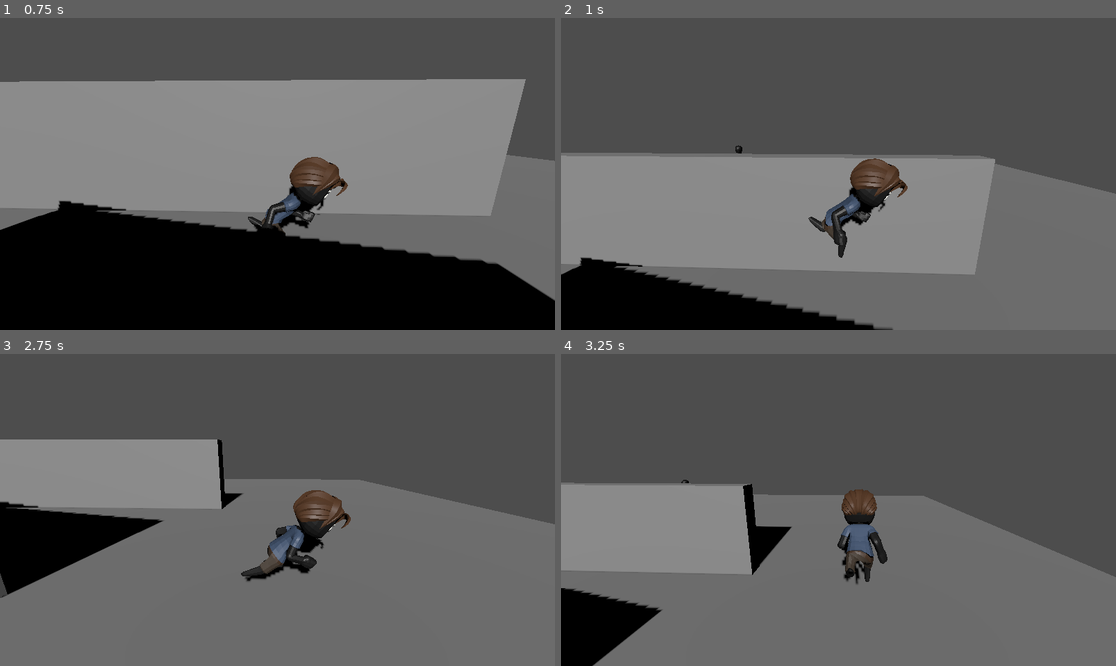
Above: before the commit, frames 1-4 (two rows, left to right).
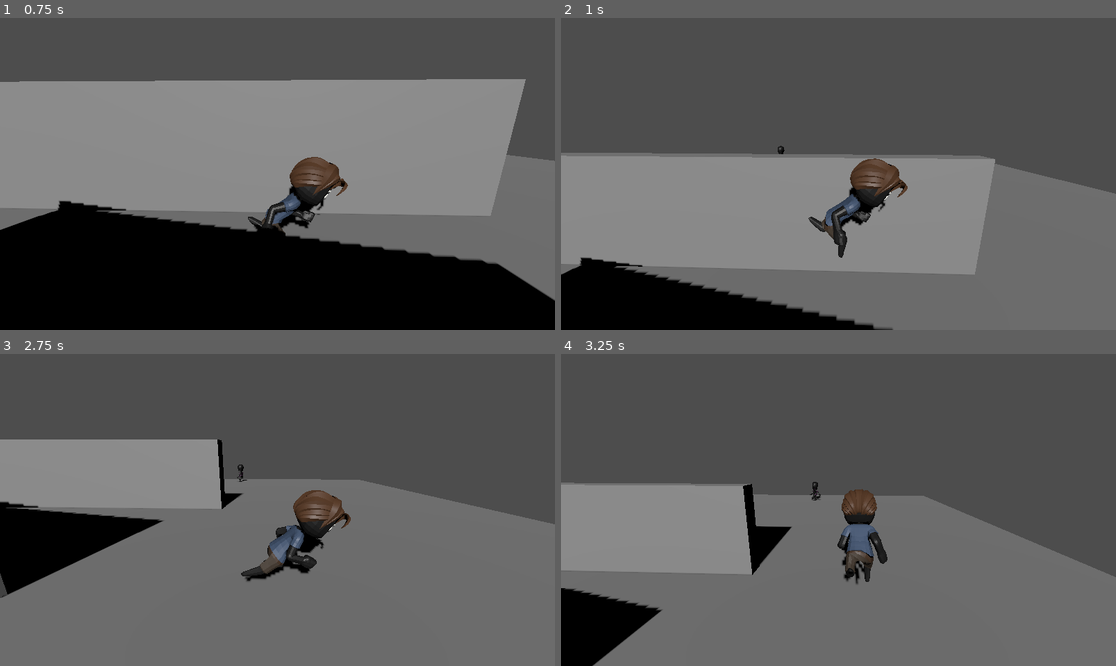
Above: after the commit, the same moments.

Repository: gregglrnt/catacombes
Game: Godot game, scene res://main.tscn
Same seed, same stepped clock (60 frames per second), same inputs: the game is played once before the commit and once after it.
Inputs:
- Up to frame 1 (0.75 s): hold Right (move_right) from 0.53 s (still down)
- Up to frame 2 (1 s): keep holding Right (move_right); tap Space (jump) at 0.77 s
- Up to frame 3 (2.75 s): release Right (move_right) at 1.28 s; hold Down (move_back) 1.28-2.03 s; tap Space (jump) at 1.52 s; hold Right (move_right) from 2.03 s (still down)
- Up to frame 4 (3.25 s): release Right (move_right) at 2.78 s; hold Up (move_forward) from 2.78 s (still down); tap Space (jump) at 3.02 s

Frame 1 is identical in both runs. In frame 2, less than 0.1% of the frame differs, in the area x 31-41%, y 40-44%; in frame 3, less than 0.1%; in frame 4, less than 0.1%, in the area x 21-47%, y 40-47%.
Error before the commit: Invalid access to property or key 'progress' on a base object of type 'Nil'. (res://scripts/EnemyFollow.gd:19)

Commit message:
Update enemy script

Diff:
--- a/main.tscn
+++ b/main.tscn
@@ -94,8 +94,9 @@
 [node name="Enemy2Path" type="Path3D" parent="."]
 transform = Transform3D(1, 0, 0, 0, 1, 0, 0, 0, 1, 0, 0, -15.5266)
 curve = SubResource("Curve3D_1glxs")
+script = ExtResource("2_pvkgk")
 
 [node name="Enemy2PathFollow" type="PathFollow3D" parent="Enemy2Path"]
+transform = Transform3D(-0.0845155, 0, -0.996422, 0, 1, 0, 0.996422, 0, -0.0845155, -12.4524, 0, -10.0074)
 
 [node name="Enemy2" parent="Enemy2Path/Enemy2PathFollow" instance=ExtResource("2_no0s2")]
-script = ExtResource("2_pvkgk")
--- a/scripts/EnemyFollow.gd
+++ b/scripts/EnemyFollow.gd
@@ -2,10 +2,13 @@
 
 #TODO: make this script generic
 
-@export var pathFollow: PathFollow3D
+var pathFollow : PathFollow3D;
+var mesh : Node3D;
 
 # Called when the node enters the scene tree for the first time.
 func _ready():
+	pathFollow = self.get_child(0, true);
+	mesh = pathFollow.get_child(0, true);
 	pass # Replace with function body.
 
 
@@ -15,8 +18,8 @@
 
 func _physics_process(delta):
 	const move_speed := 0.1
-	if($Enemy1PathFollow.progress_ratio <= 1):
+	if(pathFollow.progress_ratio <= 1):
 		pathFollow.progress += move_speed + delta
-		$Enemy1PathFollow/Enemy1/Enemy.isWalking = true;
+		mesh.get_child(0).isWalking = true;
 	else:
-		$Enemy1PathFollow/Enemy1/Enemy.isWalking = false
+		mesh.get_child(0).isWalking = false
